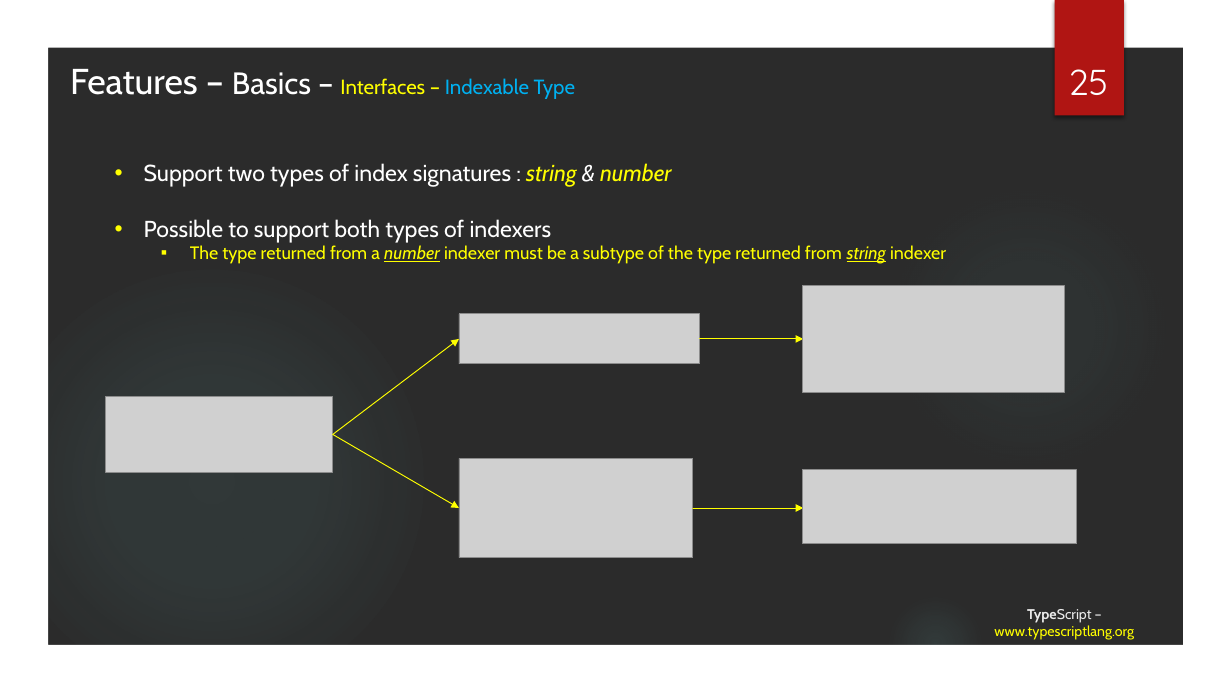
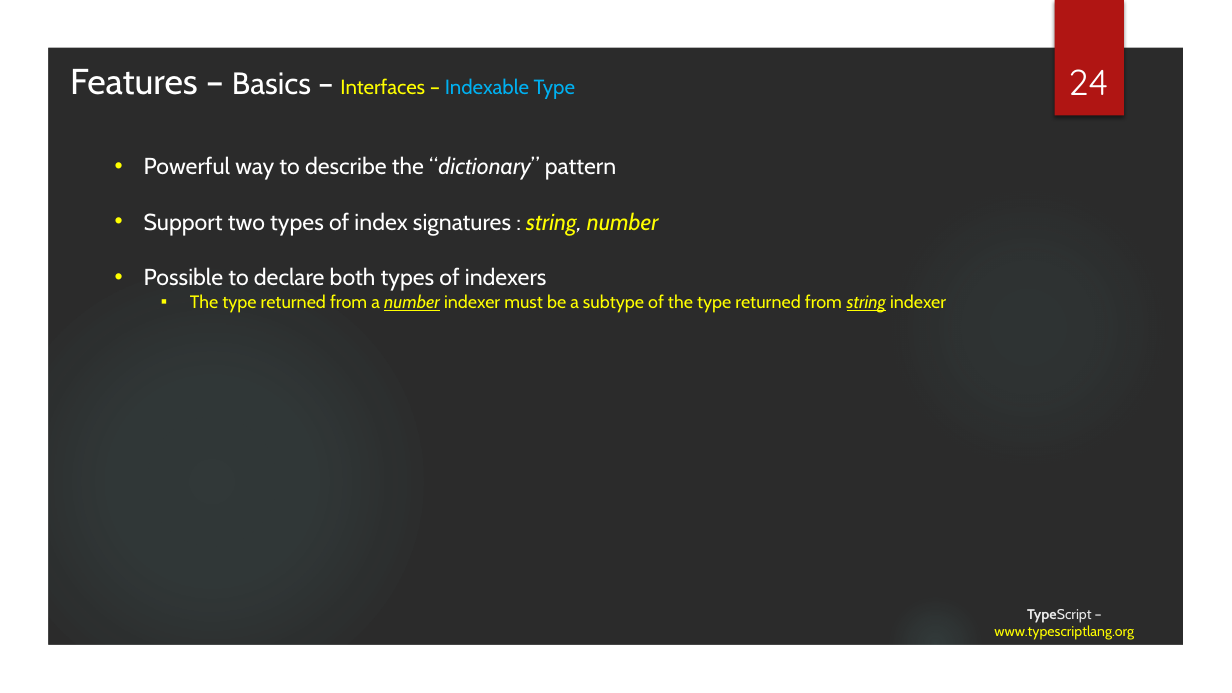
Before and after one commit to tainhx/SSFE, a slide deck: slide 24 of TypeScript.pptx (slide 25 before the commit). Drawn at 1232x693 pixels with LibreOffice and Linux fonts; fonts in the diff are those of the drawing; grey boxes stand for pictures; background and template pictures are left out; a plain dark background stands for a picture behind light text. Boxes give left, top, right and bottom in pixels: in the first picture for what was removed or moved away, otherwise in the second. Text is boxed around its words. In the diff, an @@ line names an element or a change of style, - is before the commit and + after.

```diff
--- a/TypeScript.pptx
+++ b/TypeScript.pptx
@@ page number at (1068,69,1108,95): text changed @@
-25
+24
@@ text "Powerful way to describe the ...": place and size @@
-text "Powerful way to describe the ..." at (144,163,946,264)
+text "Powerful way to describe the ..." at (144,156,946,313)
@@ text at (144,156,658,291): text changed @@
-• Support two types of index signatures : string & number
-• Possible to support both types of indexers
+• Powerful way to describe the “dictionary” pattern
+• Support two types of index signatures : string, number
+• Possible to declare both types of indexers
@@ picture removed at (803,286,1065,393) @@
@@ picture removed at (459,314,700,364) @@
@@ arrow removed from (333, 434) to (459, 339) @@
@@ arrow removed from (700, 339) to (803, 339) @@
@@ picture removed at (105,396,333,472) @@
@@ arrow removed from (333, 434) to (459, 508) @@
@@ picture removed at (459,458,693,557) @@
@@ picture removed at (803,470,1078,543) @@
@@ arrow removed from (693, 508) to (803, 508) @@
```
Also in this commit, not shown: 12 other slides changed, 2 slides added, 1 slide removed.
